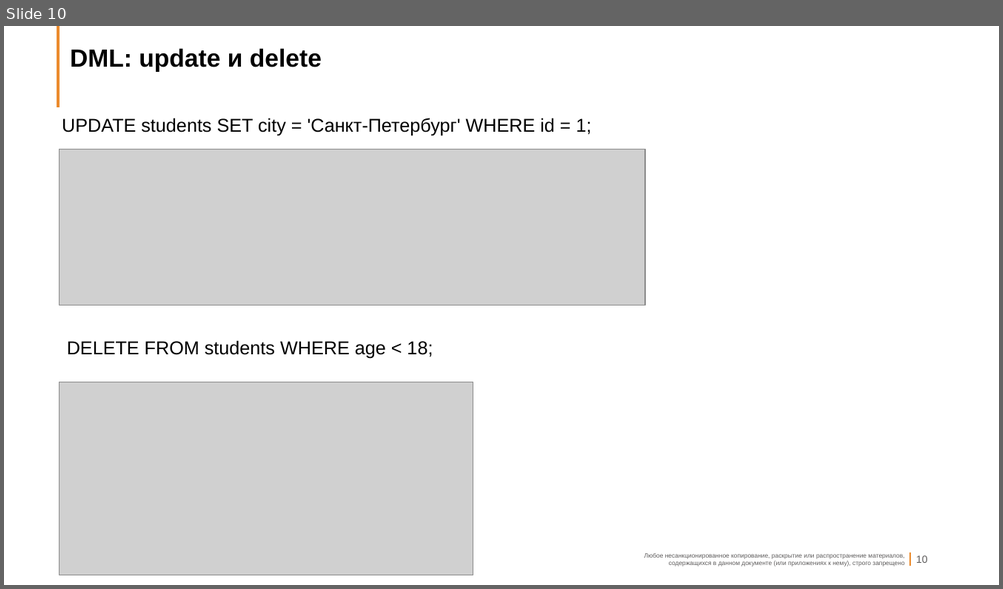
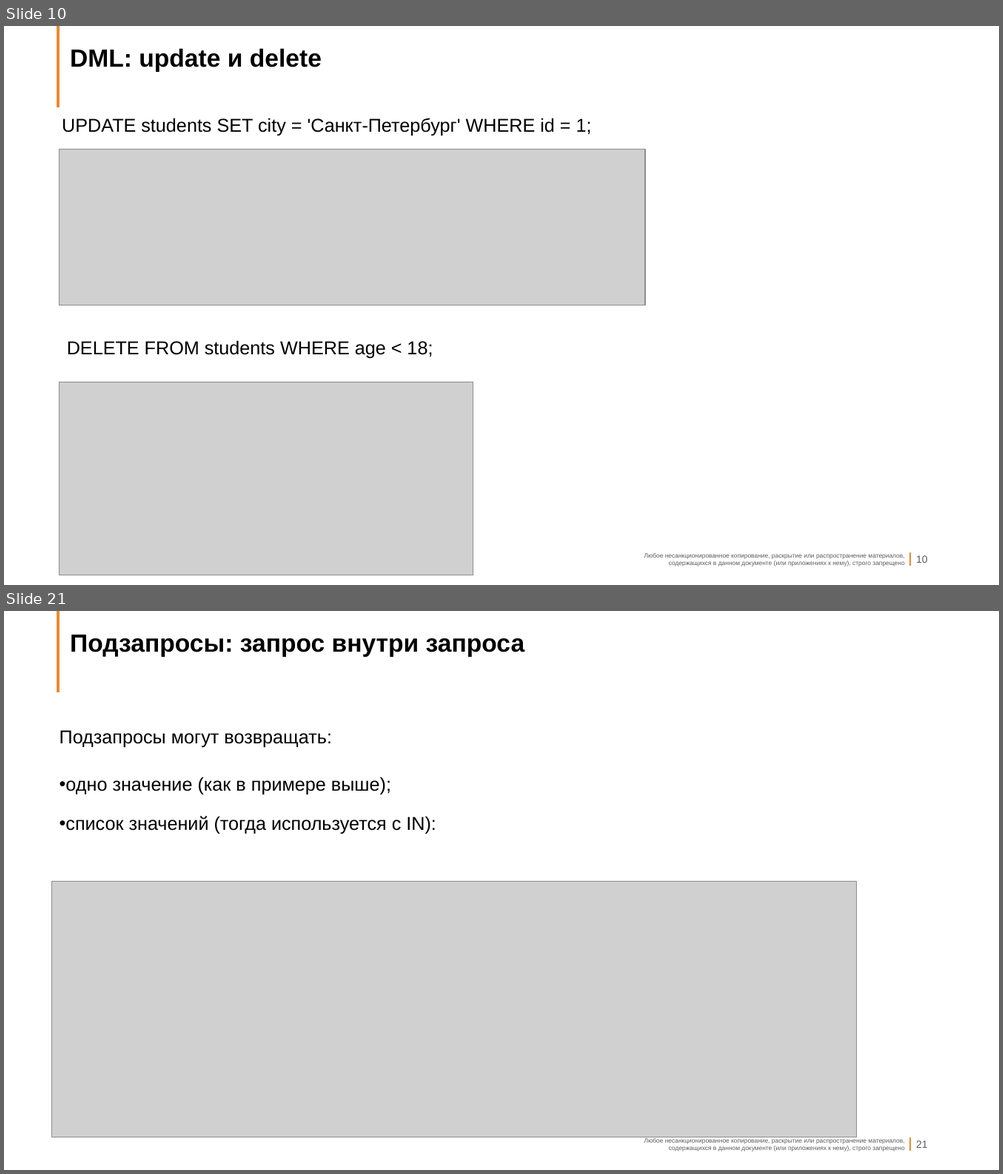
Before and after one commit to vivyako/it-24107, a slide deck: Лекция2_Основы_SQL.pptx. Shown one above the other, each under a label of ours: slide 10 before the commit, slides 10 and 21 after it; the slides between them are not shown. The pictures are 1003x589 and 1003x1174 pixels, drawn with LibreOffice and Linux fonts; fonts in the diff are those of the drawing; grey boxes stand for pictures; background and template pictures are left out. Boxes give left, top, right and bottom in pixels: in the first picture for what was removed or moved away, otherwise in the second. Text is boxed around its words. In the diff, an @@ line names an element or a change of style, - is before the commit and + after.

```diff
--- a/Лекция2_Основы_SQL.pptx
+++ b/Лекция2_Основы_SQL.pptx
@@ slide 21 added at (x1=4, y1=611, x2=999, y2=1170), background #FFFFFF; not listed: 5 template elements that a slide beside it also shows @@
@@ title added at (x1=70, y1=635, x2=525, y2=657), 24 pt, text #000000, bold @@
+Подзапросы: запрос внутри запроса
@@ text added at (x1=60, y1=730, x2=436, y2=834), 18 pt, text #000000 @@
+Подзапросы могут возвращать:
+• одно значение (как в примере выше);
+• список значений (тогда используется с IN):
@@ picture added at (x1=52, y1=882, x2=856, y2=1138) @@
```
Also in this commit, not shown: 1 slide changed, 19 other slides added.
